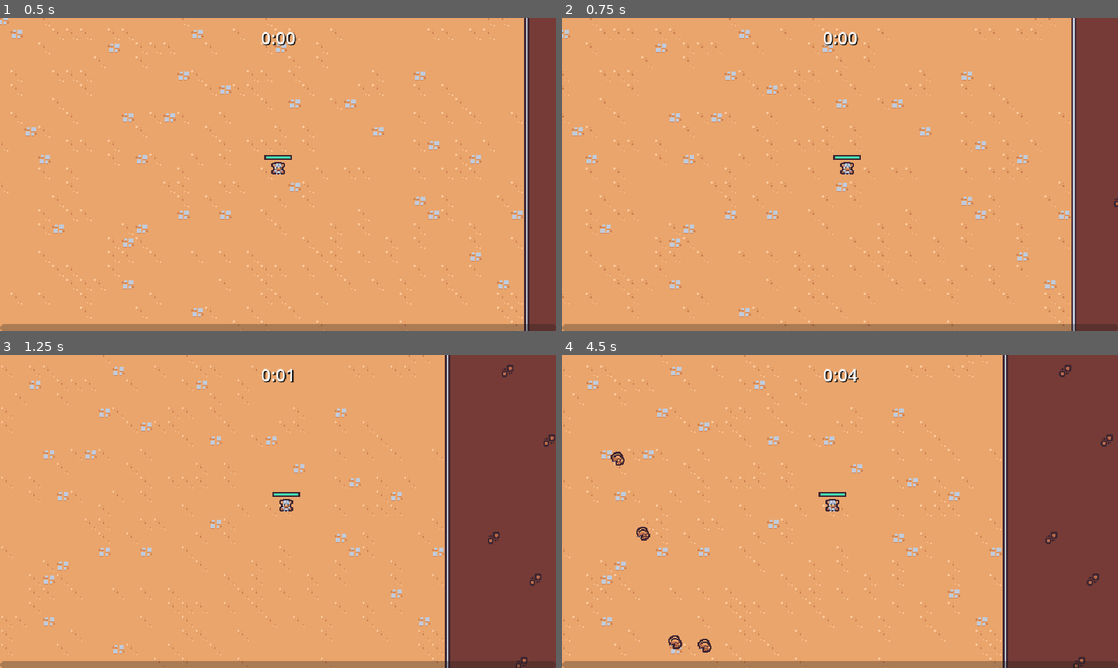
Above: before the commit, frames 1-4 (two rows, left to right).
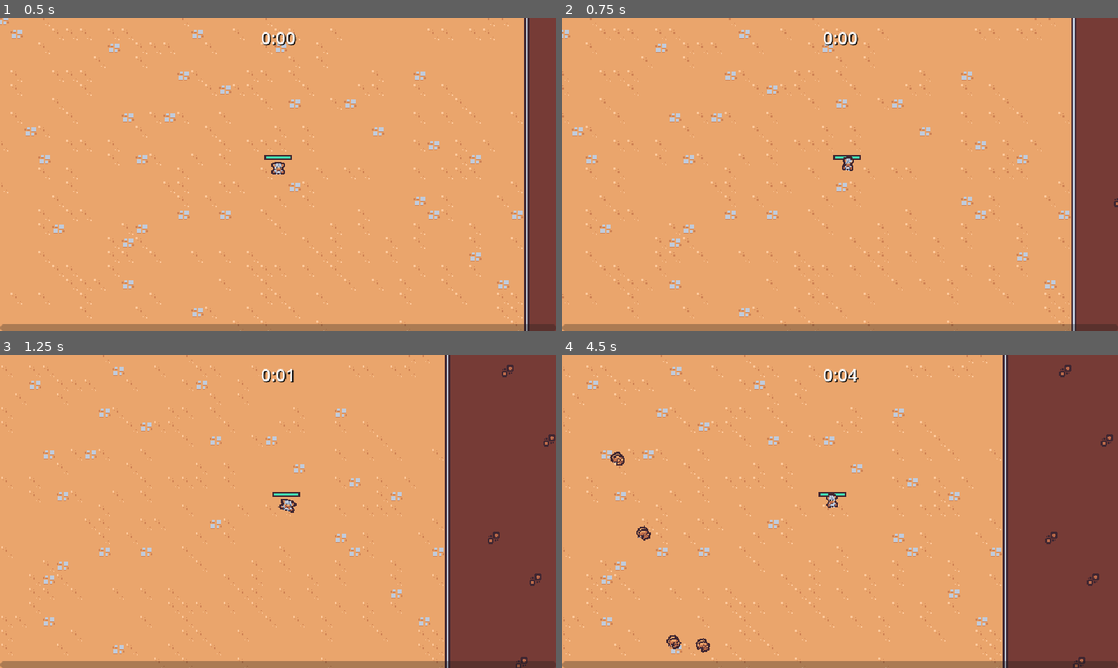
Above: after the commit, the same moments.

Repository: pawan-bilkhu/2Dsurvivor
Game: Godot game, scene res://scenes/main/main.tscn
Same seed, same stepped clock (60 frames per second), same inputs: the game is played once before the commit and once after it.
Inputs (mouse positions are in pixels of both pictures, inside the frame that each line leads up to):
- Up to frame 1 (0.5 s): no input
- Up to frame 2 (0.75 s): move the mouse to (962, 158) at 0.52 s; press the mouse at (962, 158) at 0.53 s; hold Right (move_right) from 0.53 s (still down)
- Up to frame 3 (1.25 s): keep holding Right (move_right)
- Up to frame 4 (4.5 s): move the mouse to (728, 527) at 1.27 s; release Right (move_right) at 1.28 s; release the mouse at (728, 527) at 1.28 s; hold S (move_down) 1.28-2.03 s; click (728, 527) at 1.35 s; move the mouse to (895, 442) at 2.02 s; press the mouse at (895, 442) at 2.03 s; hold Right (move_right) 2.03-2.78 s; move the mouse to (812, 574) at 2.77 s; release the mouse at (812, 574) at 2.78 s; hold W (move_up) 2.78-3.53 s; click (812, 574) at 2.85 s; move the mouse to (1006, 558) at 3.52 s; press the mouse at (1006, 558) at 3.53 s; hold A (move_left) from 3.53 s (still down); move the mouse to (673, 464) at 4.27 s; release the mouse at (673, 464) at 4.28 s; click (673, 464) at 4.35 s

Frame 1 is identical in both runs. In frame 2, 0.1% of the frame differs, in the area x 50-53%, y 44-50%; in frame 3, less than 0.1%; in frame 4, 0.3%, in the area x 8-50%, y 30-96%.

Commit message:
Added new axe resource, refactored ability upgrades, added new axe ability, added player animations, added enemy animations, started on enemy death animation

Diff:
--- /dev/null
+++ b/resources/upgrades/ability.gd
@@ -0,0 +1,4 @@
+extends AbilityUpgrade
+class_name Ability
+
+@export var ability_controller_scene: PackedScene
--- a/resources/upgrades/ability_upgrade.gd
+++ b/resources/upgrades/ability_upgrade.gd
@@ -2,5 +2,6 @@
 class_name AbilityUpgrade
 
 @export var id: String
+@export var max_quantity: int
 @export var name: String
 @export_multiline var description: String
--- /dev/null
+++ b/resources/upgrades/axe.tres
@@ -0,0 +1,12 @@
+[gd_resource type="Resource" script_class="Ability" load_steps=3 format=3 uid="uid://cvdun70jloqo7"]
+
+[ext_resource type="PackedScene" uid="uid://b68moxpatcdhr" path="res://scenes/ability/axe_ability_controller/axe_ability_controller.tscn" id="1_u4xv1"]
+[ext_resource type="Script" path="res://resources/upgrades/ability.gd" id="2_4c8gc"]
+
+[resource]
+script = ExtResource("2_4c8gc")
+ability_controller_scene = ExtResource("1_u4xv1")
+id = "axe"
+max_quantity = 1
+name = "Axe"
+description = "Gain the ability to periodically send out spinning axes"
--- a/resources/upgrades/sword_rate.tres
+++ b/resources/upgrades/sword_rate.tres
@@ -5,5 +5,6 @@
 [resource]
 script = ExtResource("1_u4bwa")
 id = "sword_rate"
+max_quantity = 5
 name = "Sword Quickness"
 description = "Increases sword attack rate by 10%"
--- a/scenes/Manager/upgrade_manager.gd
+++ b/scenes/Manager/upgrade_manager.gd
@@ -9,17 +9,8 @@
 func _ready() -> void:
 	experience_manager.level_up.connect(on_level_up)
 
-func on_level_up(current_level: int) -> void:
-	var chosen_upgrade = upgrade_pool.pick_random() as AbilityUpgrade
-	if not chosen_upgrade:
-		return
 
-	var upgrade_screen_instance = upgrade_screen_scene.instantiate()
-	add_child(upgrade_screen_instance)
-	upgrade_screen_instance.set_ability_upgrades([chosen_upgrade] as Array[AbilityUpgrade])
-	upgrade_screen_instance.upgrade_selected.connect(on_upgrade_selected)
-
-func apply_upgrade(upgrade: AbilityUpgrade):
+func apply_upgrade(upgrade: AbilityUpgrade) -> void:
 	var has_upgrade: bool = current_upgrades.has(upgrade.id)
 	if not has_upgrade:
 		current_upgrades[upgrade.id] = {
@@ -28,8 +19,33 @@
 		}
 	else:
 		current_upgrades[upgrade.id]["quantity"] += 1
+
+	if upgrade.max_quantity > 0:
+		var current_quantity = current_upgrades[upgrade.id]["quantity"]
+		if current_quantity == upgrade.max_quantity:
+			upgrade_pool = upgrade_pool.filter(func (pool_upgrade): return pool_upgrade.id != upgrade.id)
 	GameEvents.emit_ability_upgrade_added(upgrade, current_upgrades)
+
+
+func pick_upgrades() -> Array:
+	var chosen_upgrades: Array[AbilityUpgrade] = []
+	var filtered_upgrades = upgrade_pool.duplicate()
+	for i in 2:
+		if filtered_upgrades.size() == 0:
+			break
+		var chosen_upgrade = filtered_upgrades.pick_random() as AbilityUpgrade
+		chosen_upgrades.append(chosen_upgrade)
+		filtered_upgrades = filtered_upgrades.filter(func (upgrade)-> bool: return upgrade.id != chosen_upgrade.id)
+	return chosen_upgrades
 
 
 func on_upgrade_selected(upgrade: AbilityUpgrade) -> void:
 	apply_upgrade(upgrade)
+
+
+func on_level_up(current_level: int) -> void:
+	var upgrade_screen_instance = upgrade_screen_scene.instantiate()
+	add_child(upgrade_screen_instance)
+	var chosen_upgrades = pick_upgrades()
+	upgrade_screen_instance.set_ability_upgrades(chosen_upgrades as Array[AbilityUpgrade])
+	upgrade_screen_instance.upgrade_selected.connect(on_upgrade_selected)
--- a/scenes/Manager/upgrade_manager.tscn
+++ b/scenes/Manager/upgrade_manager.tscn
@@ -1,10 +1,11 @@
-[gd_scene load_steps=4 format=3 uid="uid://cf4taamnuchbb"]
+[gd_scene load_steps=5 format=3 uid="uid://cf4taamnuchbb"]
 
 [ext_resource type="Script" path="res://scenes/manager/upgrade_manager.gd" id="1_h3mle"]
 [ext_resource type="Resource" uid="uid://km2nd77ba7u8" path="res://resources/upgrades/sword_rate.tres" id="2_77j60"]
+[ext_resource type="Resource" uid="uid://cvdun70jloqo7" path="res://resources/upgrades/axe.tres" id="3_ix30g"]
 [ext_resource type="PackedScene" uid="uid://b8kt3b2vwg6p7" path="res://scenes/ui/upgrade_screen.tscn" id="3_lu8jp"]
 
 [node name="UpgradeManager" type="Node"]
 script = ExtResource("1_h3mle")
-upgrade_pool = Array[Resource("res://resources/upgrades/ability_upgrade.gd")]([ExtResource("2_77j60")])
+upgrade_pool = Array[Resource("res://resources/upgrades/ability_upgrade.gd")]([ExtResource("2_77j60"), ExtResource("3_ix30g")])
 upgrade_screen_scene = ExtResource("3_lu8jp")
--- /dev/null
+++ b/scenes/ability/axe_ability/axe_ability.gd
@@ -0,0 +1,26 @@
+extends Node2D
+
+const MAX_RADIUS = 100
+
+@onready var hitbox_component: HitboxComponent = $HitboxComponent
+
+var base_rotation: Vector2
+
+func _ready() -> void:
+	base_rotation = Vector2.RIGHT.rotated(randf_range(0, TAU))
+
+	var tween = create_tween()
+	tween.tween_method(tween_method, 0.0, 2.0, 3)
+	tween.tween_callback(queue_free)
+
+
+func tween_method(rotations: float) -> void:
+	var percent: float = (rotations / 2)
+	var current_radius: float = percent * MAX_RADIUS
+	var current_direction: Vector2 = base_rotation.rotated(rotations * TAU)
+
+	var player = get_tree().get_first_node_in_group("player") as Node2D
+	if not player:
+		return
+
+	global_position = player.global_position + (current_direction * current_radius)
--- /dev/null
+++ b/scenes/ability/axe_ability/axe_ability.tscn
@@ -0,0 +1,62 @@
+[gd_scene load_steps=8 format=3 uid="uid://daj0y3enig6ig"]
+
+[ext_resource type="Script" path="res://scenes/ability/axe_ability/axe_ability.gd" id="1_jki8x"]
+[ext_resource type="Texture2D" uid="uid://rvcshgbt5dbq" path="res://assets/weapons/double_bladed_axe.png" id="1_sexn2"]
+[ext_resource type="PackedScene" uid="uid://dqo8ia45ytqjm" path="res://scenes/component/hitbox_component.tscn" id="3_mf5jc"]
+
+[sub_resource type="Animation" id="Animation_f33rx"]
+length = 0.001
+tracks/0/type = "value"
+tracks/0/imported = false
+tracks/0/enabled = true
+tracks/0/path = NodePath("Sprite2D:rotation")
+tracks/0/interp = 1
+tracks/0/loop_wrap = true
+tracks/0/keys = {
+"times": PackedFloat32Array(0),
+"transitions": PackedFloat32Array(1),
+"update": 0,
+"values": [0.0]
+}
+
+[sub_resource type="Animation" id="Animation_h432o"]
+resource_name = "default"
+length = 0.5
+loop_mode = 1
+tracks/0/type = "value"
+tracks/0/imported = false
+tracks/0/enabled = true
+tracks/0/path = NodePath("Sprite2D:rotation")
+tracks/0/interp = 1
+tracks/0/loop_wrap = true
+tracks/0/keys = {
+"times": PackedFloat32Array(0, 0.5),
+"transitions": PackedFloat32Array(1, 1),
+"update": 0,
+"values": [0.0, 6.28319]
+}
+
+[sub_resource type="AnimationLibrary" id="AnimationLibrary_l8gn8"]
+_data = {
+"RESET": SubResource("Animation_f33rx"),
+"default": SubResource("Animation_h432o")
+}
+
+[sub_resource type="CircleShape2D" id="CircleShape2D_2yqbw"]
+
+[node name="AxeAbility" type="Node2D"]
+script = ExtResource("1_jki8x")
+
+[node name="AnimationPlayer" type="AnimationPlayer" parent="."]
+libraries = {
+"": SubResource("AnimationLibrary_l8gn8")
+}
+autoplay = "default"
+
+[node name="Sprite2D" type="Sprite2D" parent="."]
+texture = ExtResource("1_sexn2")
+
+[node name="HitboxComponent" parent="." instance=ExtResource("3_mf5jc")]
+
+[node name="CollisionShape2D" type="CollisionShape2D" parent="HitboxComponent"]
+shape = SubResource("CircleShape2D_2yqbw")
--- /dev/null
+++ b/scenes/ability/axe_ability_controller/axe_ability_controller.gd
@@ -0,0 +1,20 @@
+extends Node
+
+@export var axe_ability_scene: PackedScene
+
+var damage: int = 10
+
+
+func _on_timer_timeout() -> void:
+	var player = get_tree().get_first_node_in_group("player") as Node2D
+	if not player:
+		return
+
+	var foreground_layer = get_tree().get_first_node_in_group("foreground_layer") as Node2D
+	if not foreground_layer:
+		return
+
+	var axe_ability_instance = axe_ability_scene.instantiate() as Node2D
+	foreground_layer.add_child(axe_ability_instance)
+	axe_ability_instance.global_position = player.global_position
+	axe_ability_instance.hitbox_component.damage = damage
--- /dev/null
+++ b/scenes/ability/axe_ability_controller/axe_ability_controller.tscn
@@ -0,0 +1,14 @@
+[gd_scene load_steps=3 format=3 uid="uid://b68moxpatcdhr"]
+
+[ext_resource type="Script" path="res://scenes/ability/axe_ability_controller/axe_ability_controller.gd" id="1_avfmm"]
+[ext_resource type="PackedScene" uid="uid://daj0y3enig6ig" path="res://scenes/ability/axe_ability/axe_ability.tscn" id="2_ctt7e"]
+
+[node name="AxeAbilityController" type="Node"]
+script = ExtResource("1_avfmm")
+axe_ability_scene = ExtResource("2_ctt7e")
+
+[node name="Timer" type="Timer" parent="."]
+wait_time = 3.5
+autostart = true
+
+[connection signal="timeout" from="Timer" to="." method="_on_timer_timeout"]
--- a/scenes/ability/sword_ability_controller/sword_ability_controller.gd
+++ b/scenes/ability/sword_ability_controller/sword_ability_controller.gd
@@ -11,8 +11,6 @@
 func _ready() -> void:
 	base_wait_time = timer.wait_time
 	GameEvents.ability_upgrade_added.connect(on_ability_upgrade_added)
-
-
 
 
 func _on_timer_timeout() -> void:
--- /dev/null
+++ b/scenes/component/death_component.tscn
@@ -0,0 +1,89 @@
+[gd_scene load_steps=8 format=3 uid="uid://cq28gejbb8j1p"]
+
+[ext_resource type="Texture2D" uid="uid://btetbf74aftjm" path="res://assets/sprites/rat1.png" id="1_750bf"]
+
+[sub_resource type="Animation" id="Animation_bm41x"]
+resource_name = "default"
+tracks/0/type = "value"
+tracks/0/imported = false
+tracks/0/enabled = true
+tracks/0/path = NodePath("GPUParticles2D:emitting")
+tracks/0/interp = 1
+tracks/0/loop_wrap = true
+tracks/0/keys = {
+"times": PackedFloat32Array(0),
+"transitions": PackedFloat32Array(1),
+"update": 1,
+"values": [true]
+}
+tracks/1/type = "method"
+tracks/1/imported = false
+tracks/1/enabled = true
+tracks/1/path = NodePath(".")
+tracks/1/interp = 1
+tracks/1/loop_wrap = true
+tracks/1/keys = {
+"times": PackedFloat32Array(1),
+"transitions": PackedFloat32Array(1),
+"values": [{
+"args": [],
+"method": &"queue_free"
+}]
+}
+
+[sub_resource type="Animation" id="Animation_h87br"]
+length = 0.001
+tracks/0/type = "value"
+tracks/0/imported = false
+tracks/0/enabled = true
+tracks/0/path = NodePath("GPUParticles2D:emitting")
+tracks/0/interp = 1
+tracks/0/loop_wrap = true
+tracks/0/keys = {
+"times": PackedFloat32Array(0),
+"transitions": PackedFloat32Array(1),
+"update": 1,
+"values": [false]
+}
+
+[sub_resource type="AnimationLibrary" id="AnimationLibrary_2153p"]
+_data = {
+"RESET": SubResource("Animation_h87br"),
+"default": SubResource("Animation_bm41x")
+}
+
+[sub_resource type="Curve" id="Curve_acaj5"]
+_data = [Vector2(0, 1), 0.0, 0.0, 0, 0, Vector2(0.636667, 1), 0.0, 0.0, 0, 0, Vector2(1, 0), 0.0, 0.0, 0, 0]
+point_count = 3
+
+[sub_resource type="CurveTexture" id="CurveTexture_jvb5n"]
+curve = SubResource("Curve_acaj5")
+
+[sub_resource type="ParticleProcessMaterial" id="ParticleProcessMaterial_k5reh"]
+particle_flag_disable_z = true
+direction = Vector3(0, -1, 0)
+spread = 30.0
+initial_velocity_min = 125.0
+initial_velocity_max = 200.0
+angular_velocity_min = -720.0
+angular_velocity_max = 720.0
+gravity = Vector3(0, 400, 0)
+scale_curve = SubResource("CurveTexture_jvb5n")
+
+[node name="DeathComponent" type="Node2D"]
+
+[node name="AnimationPlayer" type="AnimationPlayer" parent="."]
+libraries = {
+"": SubResource("AnimationLibrary_2153p")
+}
+autoplay = "default"
+
+[node name="GPUParticles2D" type="GPUParticles2D" parent="."]
+emitting = false
+amount = 1
+process_material = SubResource("ParticleProcessMaterial_k5reh")
+texture = ExtResource("1_750bf")
+lifetime = 0.65
+one_shot = true
+fixed_fps = 0
+interpolate = false
--- a/scenes/game_object/basic_enemy/basic_enemy.tscn
+++ b/scenes/game_object/basic_enemy/basic_enemy.tscn
@@ -1,10 +1,72 @@
-[gd_scene load_steps=8 format=3 uid="uid://bd7xdlbqnwbaj"]
+[gd_scene load_steps=11 format=3 uid="uid://bd7xdlbqnwbaj"]
 
 [ext_resource type="Texture2D" uid="uid://btetbf74aftjm" path="res://assets/sprites/rat1.png" id="1_ds2im"]
 [ext_resource type="Script" path="res://scenes/game_object/basic_enemy/basic_enemy.gd" id="1_xkkyo"]
 [ext_resource type="PackedScene" uid="uid://dsv7kr7ql7bs0" path="res://scenes/component/health_component.tscn" id="2_vklkh"]
 [ext_resource type="PackedScene" uid="uid://gfdaeqcwa4ox" path="res://scenes/component/vial_drop_component.tscn" id="3_8cbbd"]
 [ext_resource type="PackedScene" uid="uid://c2s4v64lrud50" path="res://scenes/component/hurtbox_component.tscn" id="4_n0akw"]
+
+[sub_resource type="Animation" id="Animation_74af0"]
+resource_name = "walk"
+length = 0.4
+loop_mode = 1
+tracks/0/type = "value"
+tracks/0/imported = false
+tracks/0/enabled = true
+tracks/0/path = NodePath("Visuals/Sprite2D:position")
+tracks/0/interp = 2
+tracks/0/loop_wrap = true
+tracks/0/keys = {
+"times": PackedFloat32Array(0, 0.1, 0.3),
+"transitions": PackedFloat32Array(1, 1, 1),
+"update": 0,
+"values": [Vector2(0, 0), Vector2(1, 0), Vector2(-1, 0)]
+}
+tracks/1/type = "value"
+tracks/1/imported = false
+tracks/1/enabled = true
+tracks/1/path = NodePath("Visuals/Sprite2D:rotation")
+tracks/1/interp = 2
+tracks/1/loop_wrap = true
+tracks/1/keys = {
+"times": PackedFloat32Array(0, 0.1, 0.2, 0.3),
+"transitions": PackedFloat32Array(1, 1, 1, 1),
+"update": 0,
+"values": [0.174533, -0.174533, 0.174533, -0.174533]
+}
+
+[sub_resource type="Animation" id="Animation_bt1ba"]
+length = 0.001
+tracks/0/type = "value"
+tracks/0/imported = false
+tracks/0/enabled = true
+tracks/0/path = NodePath("Visuals/Sprite2D:position")
+tracks/0/interp = 1
+tracks/0/loop_wrap = true
+tracks/0/keys = {
+"times": PackedFloat32Array(0),
+"transitions": PackedFloat32Array(1),
+"update": 0,
+"values": [Vector2(0, 0)]
+}
+tracks/1/type = "value"
+tracks/1/imported = false
+tracks/1/enabled = true
+tracks/1/path = NodePath("Visuals/Sprite2D:rotation")
+tracks/1/interp = 1
+tracks/1/loop_wrap = true
+tracks/1/keys = {
+"times": PackedFloat32Array(0),
+"transitions": PackedFloat32Array(1),
+"update": 0,
+"values": [0.0]
+}
+
+[sub_resource type="AnimationLibrary" id="AnimationLibrary_3r60b"]
+_data = {
+"RESET": SubResource("Animation_bt1ba"),
+"walk": SubResource("Animation_74af0")
+}
 
 [sub_resource type="CircleShape2D" id="CircleShape2D_1ue8r"]
 radius = 12.0
@@ -20,6 +82,12 @@
 motion_mode = 1
 script = ExtResource("1_xkkyo")
 
+[node name="AnimationPlayer" type="AnimationPlayer" parent="."]
+libraries = {
+"": SubResource("AnimationLibrary_3r60b")
+}
+autoplay = "walk"
+
 [node name="HealthComponent" parent="." instance=ExtResource("2_vklkh")]
 
 [node name="VialDropComponent" parent="." node_paths=PackedStringArray("health_component") instance=ExtResource("3_8cbbd")]
@@ -33,7 +101,9 @@
 shape = SubResource("CircleShape2D_1ue8r")
 debug_color = Color(0.849542, 0.15867, 0.822389, 0.42)
 
-[node name="Sprite2D" type="Sprite2D" parent="."]
+[node name="Visuals" type="Node2D" parent="."]
+
+[node name="Sprite2D" type="Sprite2D" parent="Visuals"]
 texture = ExtResource("1_ds2im")
 offset = Vector2(0, -4)
 
--- a/scenes/game_object/player/player_sprite.gd
+++ b/scenes/game_object/player/player_sprite.gd
@@ -3,6 +3,9 @@
 @onready var health_component: HealthComponent = $HealthComponent
 @onready var damage_interval_timer: Timer = $DamageIntervalTimer
 @onready var health_bar: ProgressBar = $HealthBar
+@onready var abilities: Node = $Abilities
+@onready var animation_player: AnimationPlayer = $AnimationPlayer
+@onready var visuals: Node2D = $Visuals
 
 const ACCELERATION_SMOOTHING = 25
 const MAX_SPEED: float = 150.0
@@ -12,16 +15,28 @@
 
 func _ready() -> void:
 	health_component.health_changed.connect(on_health_changed)
+	GameEvents.ability_upgrade_added.connect(on_ability_upgrade_added)
 	update_health_display()
 
 
 func _process(delta: float) -> void:
-	var direction_vector: Vector2 = get_movement_vector().normalized()
+	var movement_vector = get_movement_vector()
+	var direction_vector: Vector2 = movement_vector.normalized()
 	var target_velocity = direction_vector*MAX_SPEED
 
 	velocity = velocity.lerp(target_velocity, 1 - exp(-delta * ACCELERATION_SMOOTHING))
 	move_and_slide()
 
+	if movement_vector.length_squared() > 0:
+		animation_player.play("walk")
+	else:
+		animation_player.play("RESET")
+
+	var move_sign: int = sign(movement_vector.x)
+	if move_sign == 0:
+		visuals.scale = Vector2.ONE
+	else:
+		visuals.scale = Vector2(move_sign, 1)
 
 func get_movement_vector() -> Vector2:
 	var direction_x: float = Input.get_action_strength("move_right") - Input.get_action_strength("move_left")
@@ -56,3 +71,11 @@
 
 func _on_damage_interval_timer_timeout() -> void:
 	check_deal_damage()
+
+
+func on_ability_upgrade_added(ability_upgrade: AbilityUpgrade, current_upgrades: Dictionary) -> void:
+	if not ability_upgrade is Ability:
+		return
+
+	var new_ability = ability_upgrade.ability_controller_scene.instantiate()
+	abilities.add_child(new_ability)
--- a/scenes/game_object/player/player_sprite.tscn
+++ b/scenes/game_object/player/player_sprite.tscn
@@ -1,12 +1,95 @@
-[gd_scene load_steps=14 format=3 uid="uid://c5o8p5awx0oo6"]
+[gd_scene load_steps=13 format=3 uid="uid://c5o8p5awx0oo6"]
 
 [ext_resource type="Script" path="res://scenes/game_object/player/player_sprite.gd" id="1_vmigj"]
 [ext_resource type="Texture2D" uid="uid://blg0x1widlh8j" path="res://assets/sprites/knight1.png" id="1_ywvf0"]
 [ext_resource type="PackedScene" uid="uid://esre1adlxt1m" path="res://scenes/ability/sword_ability_controller/sword_ability_controller.tscn" id="2_1h6kq"]
 [ext_resource type="PackedScene" uid="uid://dsv7kr7ql7bs0" path="res://scenes/component/health_component.tscn" id="2_fb370"]
-[ext_resource type="Texture2D" uid="uid://dtiv5fmh3lui0" path="res://assets/sprites/knight2.png" id="2_fxer2"]
-[ext_resource type="Texture2D" uid="uid://lv2vvotqjpf" path="res://assets/sprites/knight3.png" id="3_yoxgo"]
-[ext_resource type="Texture2D" uid="uid://6l7srkpkftmg" path="res://assets/sprites/knight4.png" id="4_x2qel"]
+
+[sub_resource type="Animation" id="Animation_rvlbj"]
+length = 0.001
+tracks/0/type = "value"
+tracks/0/imported = false
+tracks/0/enabled = true
+tracks/0/path = NodePath("Visuals/Sprite2D:position")
+tracks/0/interp = 1
+tracks/0/loop_wrap = true
+tracks/0/keys = {
+"times": PackedFloat32Array(0),
+"transitions": PackedFloat32Array(1),
+"update": 0,
+"values": [Vector2(0, 0)]
+}
+tracks/1/type = "value"
+tracks/1/imported = false
+tracks/1/enabled = true
+tracks/1/path = NodePath("Visuals/Sprite2D:rotation")
+tracks/1/interp = 1
+tracks/1/loop_wrap = true
+tracks/1/keys = {
+"times": PackedFloat32Array(0),
+"transitions": PackedFloat32Array(1),
+"update": 0,
+"values": [0.0]
+}
+tracks/2/type = "value"
+tracks/2/imported = false
+tracks/2/enabled = true
+tracks/2/path = NodePath("Visuals/Sprite2D:scale")
+tracks/2/interp = 1
+tracks/2/loop_wrap = true
+tracks/2/keys = {
+"times": PackedFloat32Array(0),
+"transitions": PackedFloat32Array(1),
+"update": 0,
+"values": [Vector2(1, 1)]
+}
+
+[sub_resource type="Animation" id="Animation_1k5gd"]
+resource_name = "walk"
+length = 0.4
+loop_mode = 1
+tracks/0/type = "value"
+tracks/0/imported = false
+tracks/0/enabled = true
+tracks/0/path = NodePath("Visuals/Sprite2D:position")
+tracks/0/interp = 2
+tracks/0/loop_wrap = true
+tracks/0/keys = {
+"times": PackedFloat32Array(0, 0.1, 0.3),
+"transitions": PackedFloat32Array(1, 1, 1),
+"update": 0,
+"values": [Vector2(0, 0), Vector2(0, -5), Vector2(0, 0)]
+}
+tracks/1/type = "value"
+tracks/1/imported = false
+tracks/1/enabled = true
+tracks/1/path = NodePath("Visuals/Sprite2D:rotation")
+tracks/1/interp = 2
+tracks/1/loop_wrap = true
+tracks/1/keys = {
+"times": PackedFloat32Array(0, 0.1, 0.2, 0.4),
+"transitions": PackedFloat32Array(1, 1, 1, 1),
+"update": 0,
+"values": [0.0, -0.261799, 0.261799, 0.0]
+}
+tracks/2/type = "value"
+tracks/2/imported = false
+tracks/2/enabled = true
+tracks/2/path = NodePath("Visuals/Sprite2D:scale")
+tracks/2/interp = 2
+tracks/2/loop_wrap = true
+tracks/2/keys = {
+"times": PackedFloat32Array(0, 0.1, 0.3, 0.4),
+"transitions": PackedFloat32Array(0.840897, 2.63901, 1, 1),
+"update": 0,
+"values": [Vector2(1, 1), Vector2(0.8, 1.1), Vector2(1.5, 0.7), Vector2(1, 1)]
+}
+
+[sub_resource type="AnimationLibrary" id="AnimationLibrary_fuuy3"]
+_data = {
+"RESET": SubResource("Animation_rvlbj"),
+"walk": SubResource("Animation_1k5gd")
+}
 
 [sub_resource type="StyleBoxFlat" id="StyleBoxFlat_rynui"]
 bg_color = Color(0.247059, 0.14902, 0.192157, 1)
@@ -25,26 +108,6 @@
 [sub_resource type="CircleShape2D" id="CircleShape2D_fk20n"]
 radius = 7.0
 
-[sub_resource type="SpriteFrames" id="SpriteFrames_f0ig7"]
-animations = [{
-"frames": [{
-"duration": 1.0,
-"texture": ExtResource("1_ywvf0")
-}, {
-"duration": 1.0,
-"texture": ExtResource("2_fxer2")
-}, {
-"duration": 1.0,
-"texture": ExtResource("3_yoxgo")
-}, {
-"duration": 1.0,
-"texture": ExtResource("4_x2qel")
-}],
-"loop": true,
-"name": &"default",
-"speed": 5.0
-}]
-
 [sub_resource type="CircleShape2D" id="CircleShape2D_vp2na"]
 radius = 5.0
 
@@ -53,11 +116,16 @@
 motion_mode = 1
 script = ExtResource("1_vmigj")
 
+[node name="AnimationPlayer" type="AnimationPlayer" parent="."]
+libraries = {
+"": SubResource("AnimationLibrary_fuuy3")
+}
+
 [node name="HealthComponent" parent="." instance=ExtResource("2_fb370")]
 
-[node name="AbilityManager" type="Node" parent="."]
+[node name="Abilities" type="Node" parent="."]
 
-[node name="SwordAbilityController" parent="AbilityManager" instance=ExtResource("2_1h6kq")]
+[node name="SwordAbilityController" parent="Abilities" instance=ExtResource("2_1h6kq")]
 
 [node name="DamageIntervalTimer" type="Timer" parent="."]
 wait_time = 0.5
@@ -94,8 +162,10 @@
 position = Vector2(0, -7)
 shape = SubResource("CircleShape2D_fk20n")
 
-[node name="AnimatedSprite2D" type="AnimatedSprite2D" parent="."]
-sprite_frames = SubResource("SpriteFrames_f0ig7")
+[node name="Visuals" type="Node2D" parent="."]
+
+[node name="Sprite2D" type="Sprite2D" parent="Visuals"]
+texture = ExtResource("1_ywvf0")
 offset = Vector2(0, -8)
 
 [node name="CollisionShape2D" type="CollisionShape2D" parent="."]
Binary file added: assets/weapons/double_bladed_axe.png
Not shown, added: assets/weapons/double_bladed_axe.png.import
